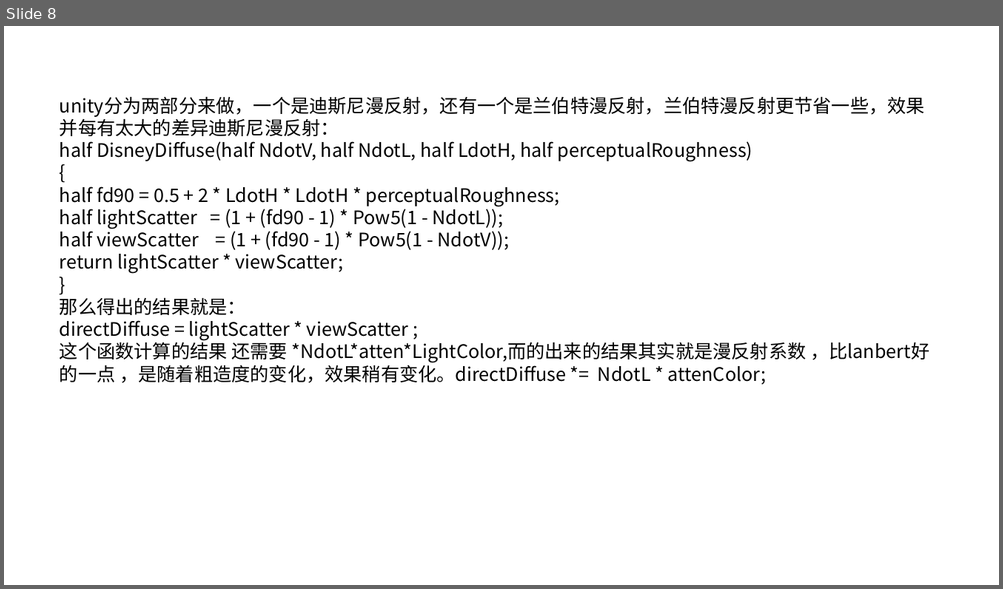
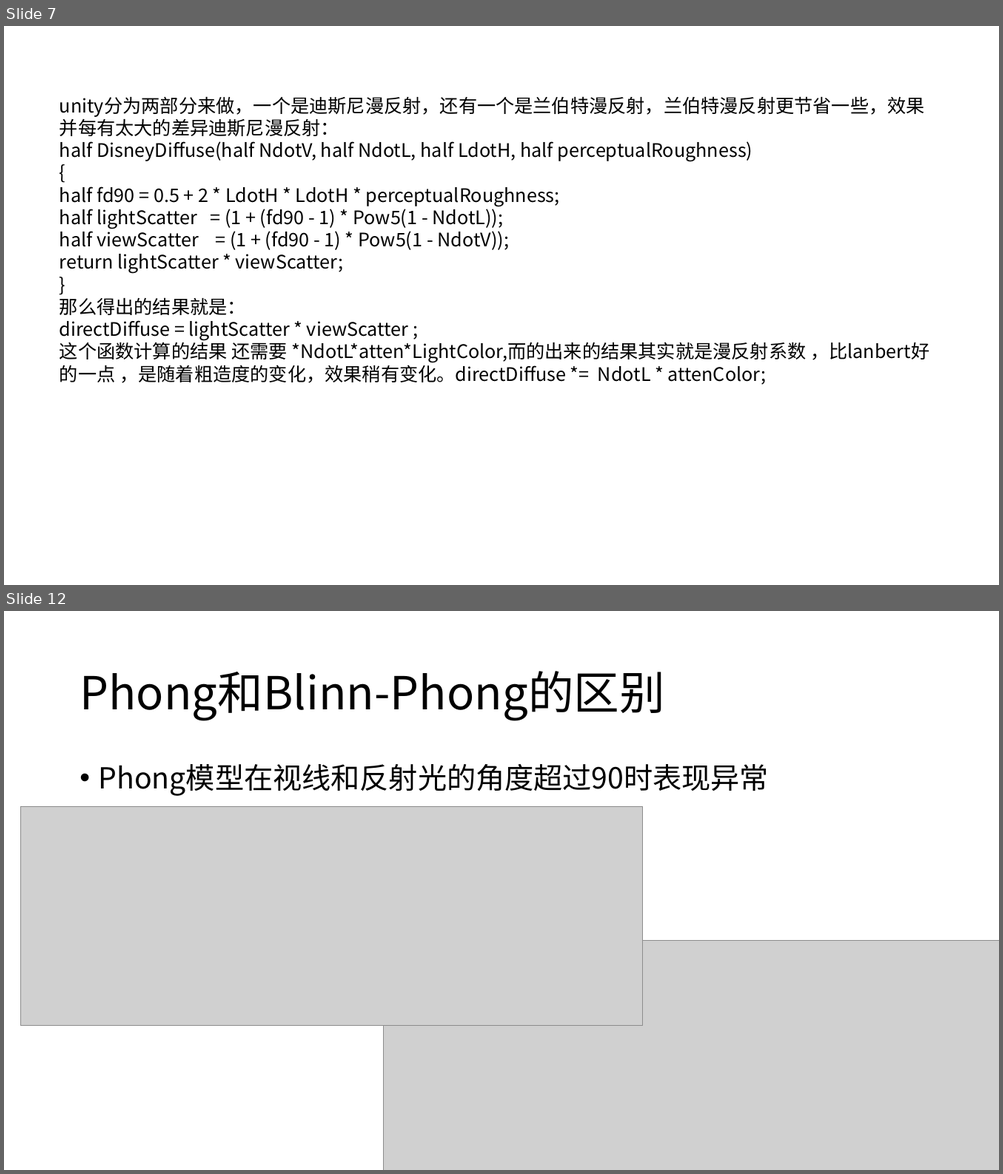
Before and after one commit to luxuia/pbr_demo, a slide deck: pbr和npr.pptx. Shown one above the other, each under a label of ours: slide 8 before the commit, slides 7 and 12 after it; the slides between them are not shown. The pictures are 1003x589 and 1003x1174 pixels, drawn with LibreOffice and Linux fonts; fonts in the diff are those of the drawing; grey boxes stand for pictures. Boxes give left, top, right and bottom in pixels: in the first picture for what was removed or moved away, otherwise in the second. Text is boxed around its words. In the diff, an @@ line names an element or a change of style, - is before the commit and + after.

```diff
--- a/pbr和npr.pptx
+++ b/pbr和npr.pptx
@@ slide 12 added at box(4, 611, 999, 1170), background #FFFFFF @@
@@ title added at box(79, 671, 664, 721), 44 pt, text #000000 @@
+Phong和Blinn-Phong的区别
@@ text added at box(99, 764, 768, 796), 28 pt, text #000000 @@
+• Phong模型在视线和反射光的角度超过90时表现异常
@@ picture added at box(21, 806, 643, 1026) @@
@@ picture added at box(383, 941, 999, 1170) @@
@@ what was slide 8 is now slide 7 @@
```
Also in this commit, not shown: 1 slide changed, 4 other slides added, 7 other files.
